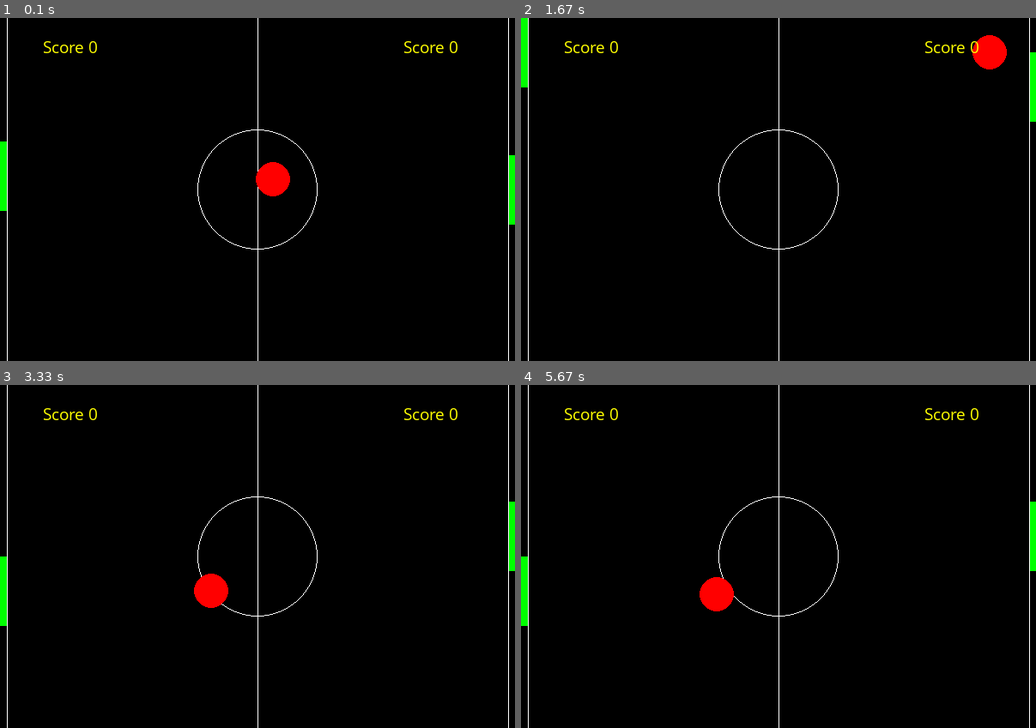
Above: before the commit, frames 1-4 (two rows, left to right).
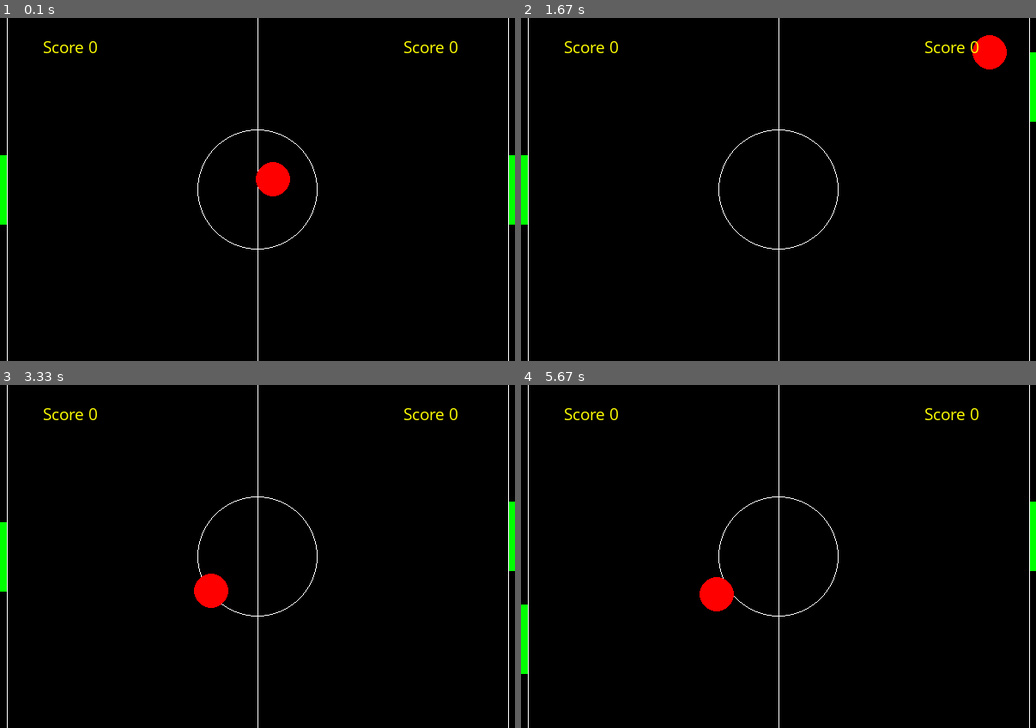
Above: after the commit, the same moments.

Repository: AmrTaoumi/PingPong-lancs
Game: pygame game, started from pong_ai_player.py
Same seed, same stepped clock (60 frames per second), same inputs: the game is played once before the commit and once after it.
Inputs:
- Up to frame 1 (0.1 s): type "y (at the terminal prompt)" at 0 s
- Up to frame 2 (1.67 s): hold Up 0.33-0.8 s; hold Down 0.83-1.13 s; hold Up 1.17-1.53 s; hold Down from 1.57 s (still down)
- Up to frame 3 (3.33 s): release Down at 1.93 s; hold Up 1.97-2.27 s; hold Down 2.3-2.6 s; hold Up 2.63-3 s; hold Down from 3.03 s (still down)
- Up to frame 4 (5.67 s): release Down at 3.4 s; hold Up 3.43-3.73 s; hold Down 3.77-4.07 s; hold Up 4.1-4.47 s; hold Down 4.5-4.87 s; hold Up 4.9-5.2 s; hold Down 5.23-5.53 s; hold Up from 5.57 s (still down)

The runs differ from the first frame. In frame 1, 0.1% of the frame differs, in the area x 0-2%, y 36-61%; in frame 2, 0.5%, in the area x 0-2%, y 0-61%; in frame 3, 0.3%; in frame 4, 0.4%.

Commit message:
Update pong_ai_player.py

Diff:
--- a/pong_ai_player.py
+++ b/pong_ai_player.py
@@ -79,10 +79,13 @@
 
     # logic for ai player (left)
     if AI_player:
-        if paddle1_pos[1] < ball_pos[1]:
-            paddle1_vel = 8
-        elif paddle1_pos[1] > ball_pos[1]:
-            paddle1_vel = -8
+        if ball_pos[0] < WIDTH/4:
+            if paddle1_pos[1] < ball_pos[1]:
+                paddle1_vel = 8
+            elif paddle1_pos[1] > ball_pos[1]:
+                paddle1_vel = -8
+            else:
+                paddle1_vel = 0
         else:
             paddle1_vel = 0
 
